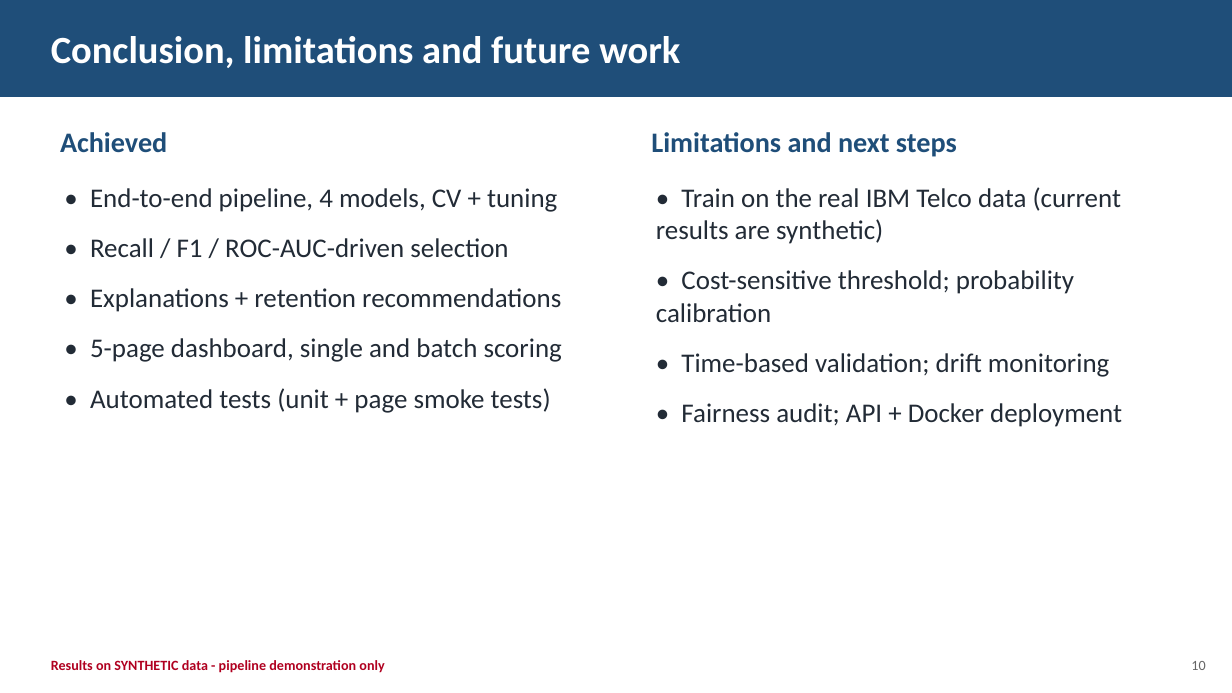
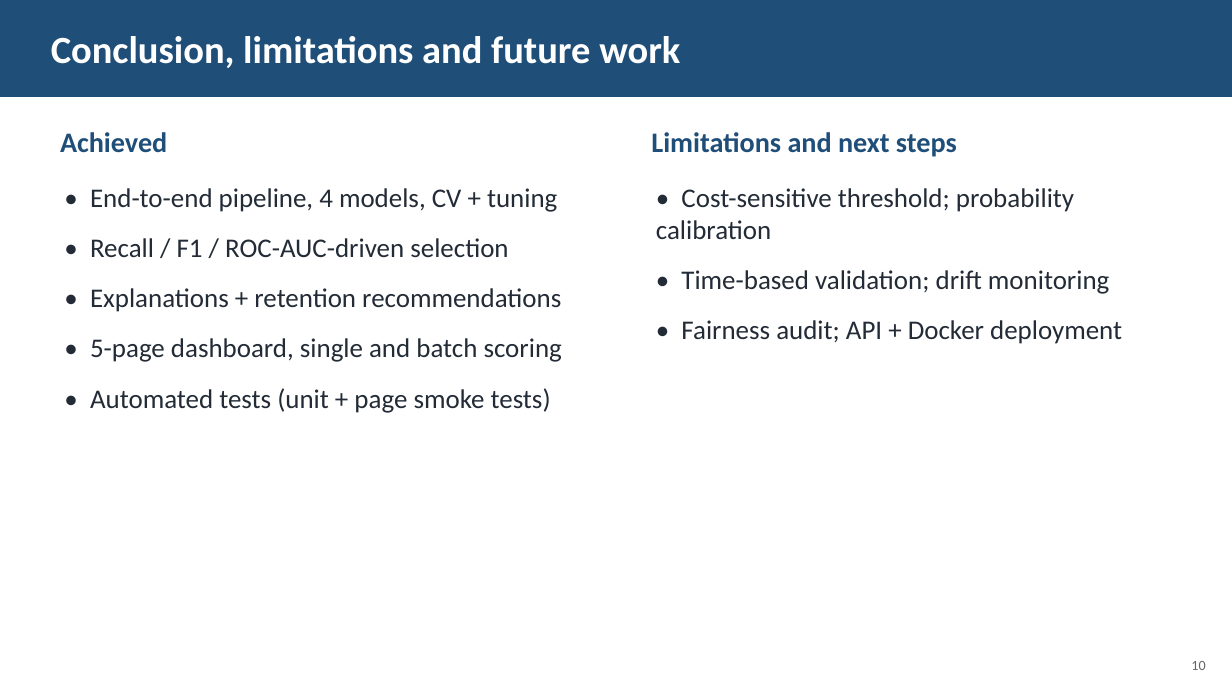
Before and after one commit to SubhankarMishra5/churn-guard-ai, a slide deck: slide 10 of reports/ChurnGuard_AI_Presentation.pptx. Drawn at 1232x693 pixels with LibreOffice and Linux fonts; fonts in the diff are those of the drawing. Boxes give left, top, right and bottom in pixels: in the first picture for what was removed or moved away, otherwise in the second. Text is boxed around its words. In the diff, an @@ line names an element or a change of style, - is before the commit and + after.

Commit message:
Results on real IBM Telco dataset

```diff
--- a/reports/ChurnGuard_AI_Presentation.pptx
+++ b/reports/ChurnGuard_AI_Presentation.pptx
@@ text at box(656, 187, 1121, 244): paragraph removed @@
-• Train on the real IBM Telco data (current results are synthetic)
@@ text removed at box(51, 660, 384, 673) @@
-Results on SYNTHETIC data - pipeline demonstration only
```
Also in this commit, not shown: 9 other slides changed, 21 other files.
